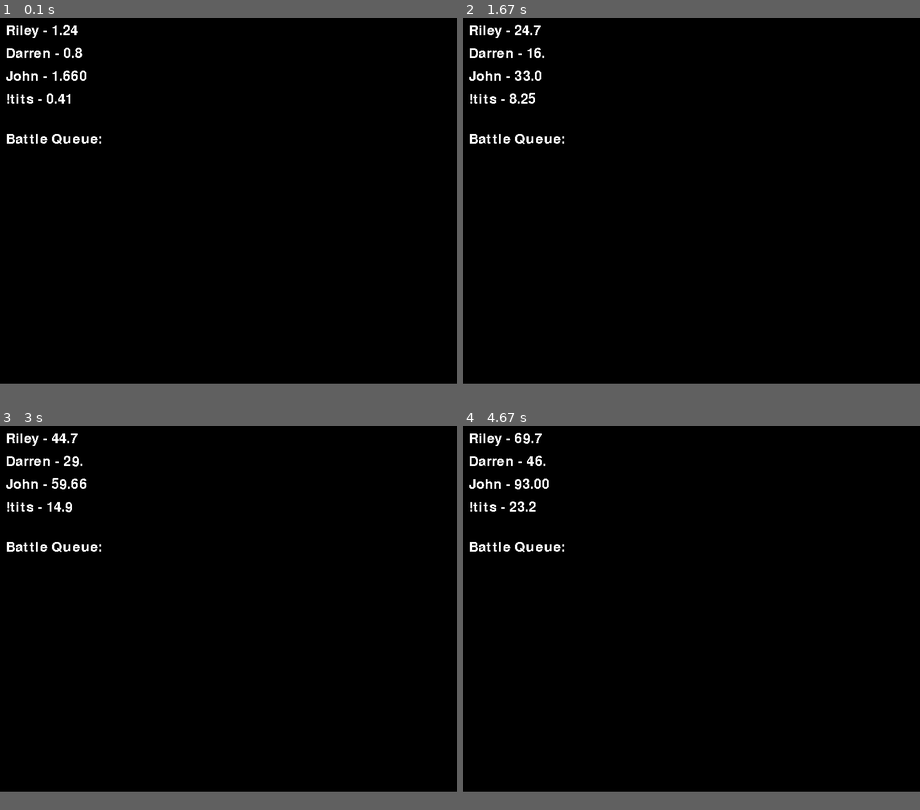
Above: before the commit, frames 1-4 (two rows, left to right).
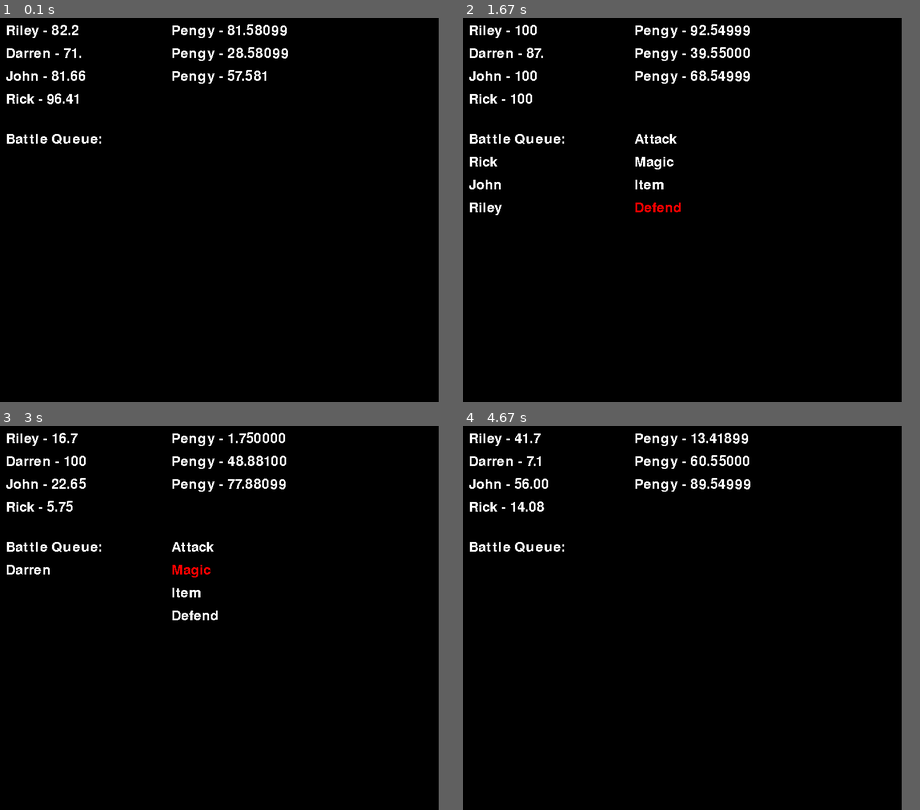
Above: after the commit, the same moments.

Repository: rigratz/PygameRPG
Game: pygame game, started from Main.py
Same seed, same stepped clock (60 frames per second), same inputs: the game is played once before the commit and once after it.
Inputs:
- Up to frame 1 (0.1 s): no input
- Up to frame 2 (1.67 s): hold Space 0.33-0.8 s; hold Up 0.33-0.8 s; hold Up 0.83-1.3 s; hold Down from 1.33 s (still down)
- Up to frame 3 (3 s): release Down at 1.8 s; tap Space at 1.83 s; hold Down from 2.67 s (still down)
- Up to frame 4 (4.67 s): release Down at 3.13 s; hold Up 3.17-3.47 s; hold Down 3.5-3.8 s; hold Up 3.83-4.2 s; tap Space at 3.9 s
In our replay, the window is 800x640 before the commit and 768x672 after it. These sizes can differ from the game's own. Grey fills any space a smaller window leaves; there, only what the larger window draws over its background counts as a difference.

The runs differ from the first frame. In frame 1, 1.1% of the frame differs, in the area x 1-63%, y 1-23%; in frame 2, 1.8%, in the area x 1-63%, y 1-52%; in frame 3, 1.6%; in frame 4, 1.1%.

Commit message:
Battle improvements such as adding enemies and action menu, still incomplete

Diff:
--- a/Battle.py
+++ b/Battle.py
@@ -1,14 +1,28 @@
 import pygame
 from pygame import *
+import random
+import time
+
+ATTACK = 0
+MAGIC = 1
+ITEM = 2
+DEFEND = 3
+ACTIONS = ['Attack', 'Magic', 'Item', 'Defend']
 
 
 class Battle(object):
-    def __init__(self, players, enemies, background):
+    def __init__(self, players, enemyGroup, background):
         self.players = players
-        self.enemies = enemies
+        self.enemyGroup = enemyGroup
         self.bg = background
         self.battleTimer = pygame.time.Clock()
         self.battleQueue = BattleQueue()
+        self.highlightedAction = -1
+        self.highlightedEnemy = -1
+
+        # Each character's starting ATB value is random
+        for p in self.players:
+            p.atb = random.randrange(0, 100)
 
     def get_players(self):
         return self.players
@@ -23,23 +37,44 @@
         self.battleTimer.tick(60)
         textX = 10
         textY = 10
+        atbIncrement = self.battleTimer.get_time()
         for p in self.players:
-            p.atb_charge(self.battleTimer.get_time())
+            p.atb_charge(atbIncrement)
             if p.ready is False and p.get_atb_charge() == 100:
-                print("Enqueueing")
+                print('Enqueueing ' + p.name)
                 self.battleQueue.enqueue(p)
+                if self.highlightedAction == -1:
+                    self.highlightedAction = ATTACK
                 p.ready = True
 
-            # Display info on screen
+            # Display Party info on screen
             txt = pygame.font.Font(None, 36)
-            string = p.get_name() + " - " + str(p.get_atb_charge())
+            string = p.get_name() + ' - ' + str(p.get_atb_charge())
             render = txt.render(string[0:12], 0, (255, 255, 255))
             screen.blit(render, (textX, textY))
             textY += 40
 
+        textX = 300
+        textY = 10
+        for e in self.enemyGroup.members:
+            e.atb_charge(atbIncrement)
+            if e.ready:
+                e.battle_script()
+                # Wait for 4 seconds (attack animation)
+                # time.sleep(4)
+
+
+            # Display Enemy info on screen
+            txt = pygame.font.Font(None, 36)
+            string = e.name + " - " + str(e.atb)
+            render = txt.render(string[0:16], 0, (255, 255, 255))
+            screen.blit(render, (textX, textY))
+            textY += 40
+
+        textX = 10
         textY = 200
         txt = pygame.font.Font(None, 36)
-        string = "Battle Queue:"
+        string = 'Battle Queue:'
         render = txt.render(string[0:13], 0, (255, 255, 255))
         screen.blit(render, (textX, textY))
         textY += 40
@@ -47,22 +82,37 @@
             txt = pygame.font.Font(None, 36)
             string = p.get_name()
             render = txt.render(string[0:13], 0, (255, 255, 255))
+
             screen.blit(render, (textX, textY))
             textY += 40
 
         if self.battleQueue.get_size() > 0:
-            print(self.battleQueue.peek().get_name())
+            textX = 300
+            textY = 200
+            for a in ACTIONS:
+                txt = pygame.font.Font(None, 36)
+                if a == ACTIONS[self.highlightedAction]:
+                    render = txt.render(a[0:13], 0, (255, 0, 0))
+                else:
+                    render = txt.render(a[0:13], 0, (255, 255, 255))
+                screen.blit(render, (textX, textY))
+                textY += 40
+
             if self.battleQueue.peek().ready:
-                if controls.select:
+                if controls.select and self.highlightedAction == ATTACK:
                     player = self.battleQueue.dequeue()
+                    print(player.name + ' attacks!')
                     player.reset_atb()
                 if controls.skip:
                     self.battleQueue.front_to_back()
-
-            # if p.ready and controls.select:
-            #     p.reset_atb()
-            #     p.ready = False
-
+                if controls.up:
+                    self.highlightedAction -= 1
+                    if self.highlightedAction < ATTACK:
+                        self.highlightedAction = DEFEND
+                if controls.down:
+                    self.highlightedAction += 1
+                    if self.highlightedAction > DEFEND:
+                        self.highlightedAction = ATTACK
 
 
 class BattleQueue(object):
--- a/Camera.py
+++ b/Camera.py
@@ -1,7 +1,7 @@
 from pygame import *
 
-WIN_WIDTH = 800
-WIN_HEIGHT = 640
+WIN_WIDTH = 768
+WIN_HEIGHT = 672
 HALF_WIDTH = int(WIN_WIDTH / 2)
 HALF_HEIGHT = int(WIN_HEIGHT / 2)
 
--- a/Controls.py
+++ b/Controls.py
@@ -39,11 +39,19 @@
                 if e.type == QUIT: raise SystemExit
                 if e.type == KEYDOWN and e.key == K_ESCAPE:
                     raise SystemExit
+                if e.type == KEYDOWN and e.key == K_UP:
+                    self.up = True
+                if e.type == KEYDOWN and e.key == K_DOWN:
+                    self.down = True
                 if e.type == KEYDOWN and e.key == K_SPACE:
                     self.select = True
                 if e.type == KEYDOWN and e.key == K_s:
                     self.skip = True
 
+                if e.type == KEYUP and e.key == K_UP:
+                    self.up = False
+                if e.type == KEYUP and e.key == K_DOWN:
+                    self.down = False
                 if e.type == KEYUP and e.key == K_s:
                     self.skip = False
                 if e.type == KEYUP and e.key == K_SPACE:
--- /dev/null
+++ b/EnemyGroup.py
@@ -0,0 +1,67 @@
+import random
+
+
+class EnemyGroup(object):
+    def __init__(self, region):
+        self.members = []
+        self.populate_enemies(region)
+
+    def populate_enemies(self, region):
+        seed = random.randrange(0, 100)
+        if region == 'SnowWorld':
+            if seed < 65:
+                self.members.append(Pengy())
+                self.members.append(Pengy())
+                self.members.append(Pengy())
+            else:
+                self.members.append(IceDragon())
+
+
+class Enemy(object):
+    def __init__(self, name, **kwargs):
+        self.name = name
+        self.hp = 100
+        self.atk = 10
+        self.dfn = 10
+        self.spd = 10
+        atbSeed = random.randrange(0, 100)
+        self.atb = atbSeed
+        self.ready = False
+
+        for prop, value in kwargs.items():
+            if hasattr(self, prop):
+                setattr(self, prop, value)
+            else:
+                pass # throw some type of exception
+
+    def atb_charge(self, increment):
+        """Charges enemy's ATB meter based on speed"""
+        if self.atb >= 100:
+            self.atb = 100
+            self.ready = True
+        else:
+            self.atb += self.spd * (increment / 1000)
+
+    def battle_script(self):
+        """Enemy battle script to be overridden by subclasses"""
+        print('No longer ready, reset ATB')
+        self.atb = 0
+        self.ready = False
+
+
+class Pengy(Enemy):
+    def __init__(self):
+        super(Pengy, self).__init__('Pengy', atk=5, spd=7)
+
+    def battle_script(self):
+        print('Pengy strikes!')
+        super(Pengy, self).battle_script()
+
+
+class IceDragon(Enemy):
+    def __init__(self):
+        super(IceDragon, self).__init__('Ice Dragon', atk=50, spd=3)
+
+    def battle_script(self):
+        print('Ice Dragon strikes!')
+        super(IceDragon, self).battle_script()
--- a/GameEngine.py
+++ b/GameEngine.py
@@ -1,6 +1,7 @@
 from Battle import *
 from Camera import *
 from Controls import *
+from EnemyGroup import *
 from Entity import *
 from Levels import *
 from Party import *
@@ -32,12 +33,8 @@
 
     def start(self):
         self.state = EXPLORING
-        #self.party.newMember(Character("Riley"))
-        #self.party.newMember(Character("Darren"))
-        #self.party.newMember(Character("John"))
-        #self.party.newMember(Character("!tits"))
         self.state = BATTLE
-        bat = Battle(self.party.get_party(), 3, 4)
+        bat = Battle(self.party.get_party(), EnemyGroup("SnowWorld"), 4)
         while 1:
             self.timer.tick(60)
             self.control.handle_controls(self.state)
--- a/Party.py
+++ b/Party.py
@@ -70,11 +70,12 @@
         """Return list of default techs for a new Character."""
         return ['Fire', 'Ice', 'Lightning']
 
+
 def default_party():
     """Create default Party."""
     party = Party()
     party.add_member(Character('Riley', spd=15))
     party.add_member(Character('Darren'))
     party.add_member(Character('John', spd=20))
-    party.add_member(Character('!tits', spd=5))
+    party.add_member(Character('Rick', spd=5))
     return party
